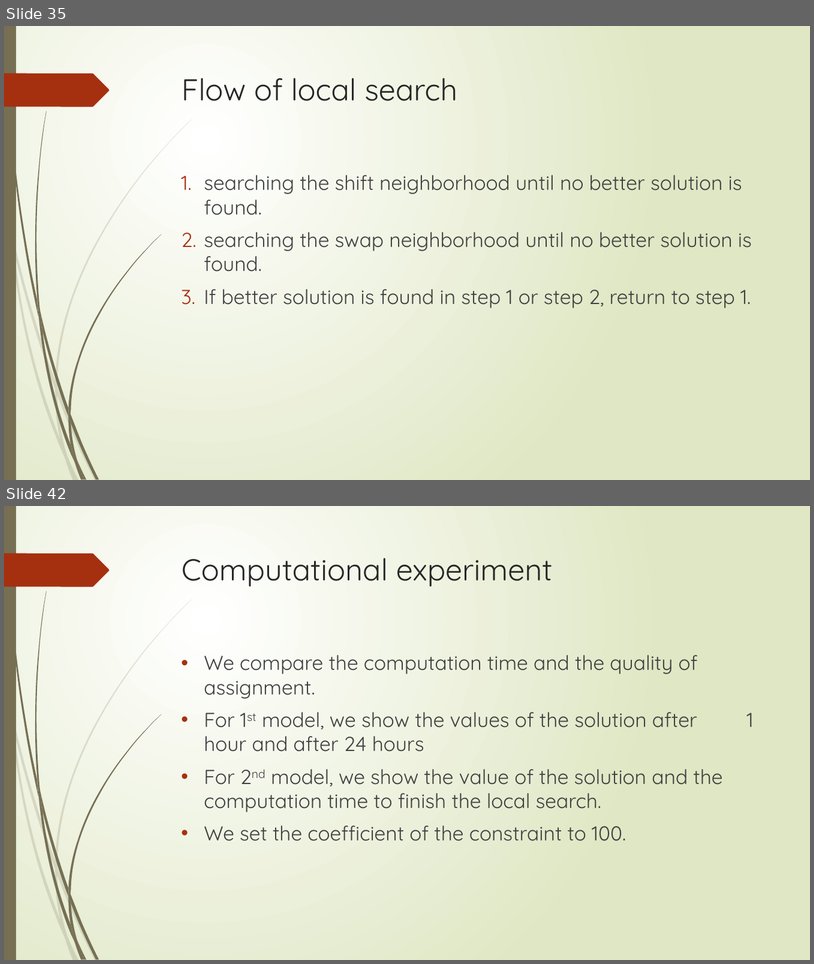
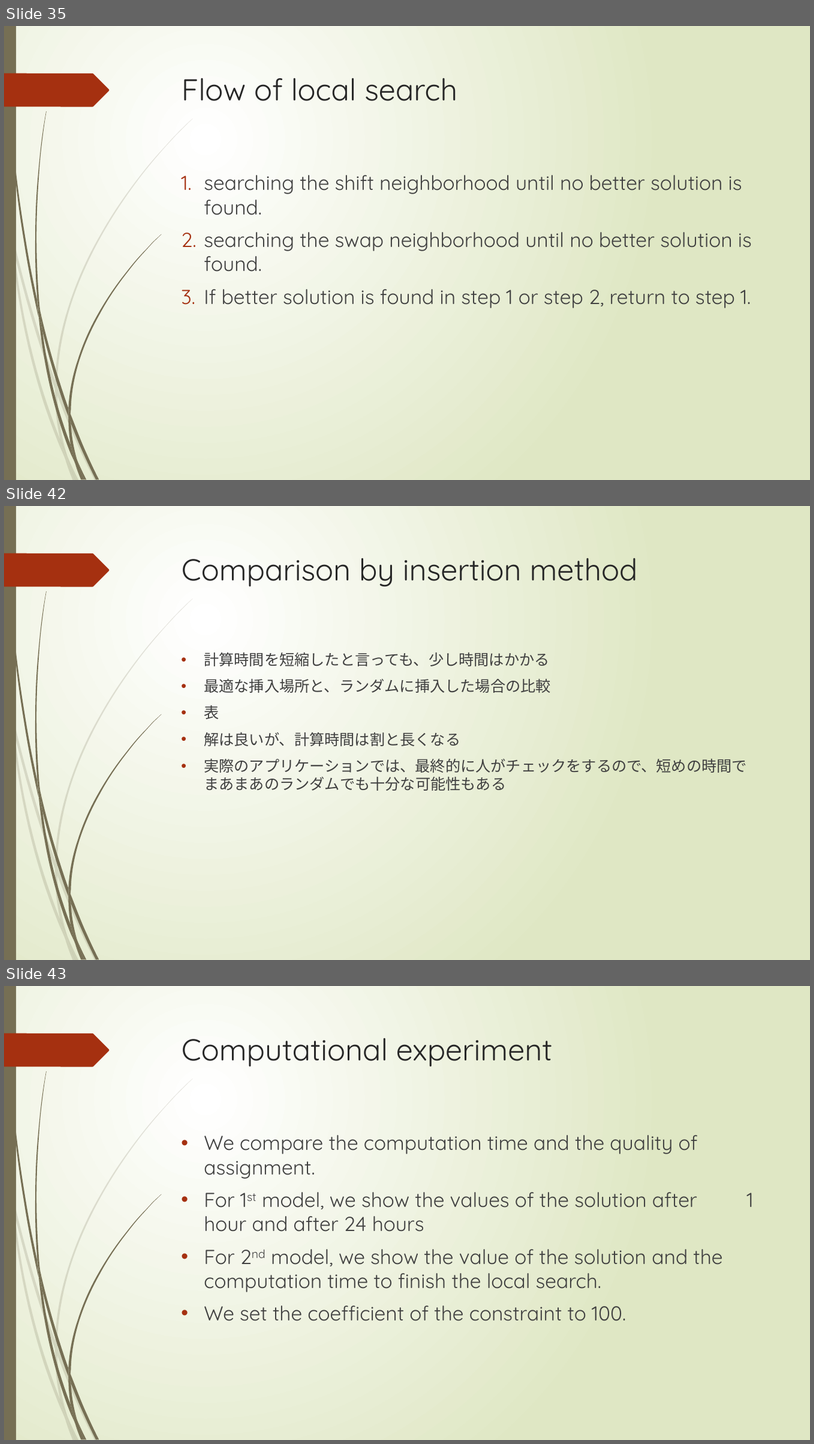
Before and after one commit to r-kurosu/kline_new, a slide deck: 竹田_修論発表.pptx. Shown one above the other, each under a label of ours: slides 35 and 42 before the commit, slides 35, 42 and 43 after it; the slides between them are not shown. The pictures are 814x964 and 814x1444 pixels, drawn with LibreOffice and Linux fonts; fonts in the diff are those of the drawing. Boxes give left, top, right and bottom in pixels: in the first picture for what was removed or moved away, otherwise in the second. Text is boxed around its words. In the diff, an @@ line names an element or a change of style, - is before the commit and + after.

Commit message:
パワポ少し追加

```diff
--- a/竹田_修論発表.pptx
+++ b/竹田_修論発表.pptx
@@ slide 42 added at [4, 506, 810, 960], background gradient #FFFFFF to #DFE8C4; not listed: 24 template elements that a slide beside it also shows @@
@@ title added at [182, 558, 638, 586], 36 pt, text #262626 @@
+Comparison by insertion method
@@ text added at [204, 652, 747, 790], 18 pt, text #404040 @@
+• 計算時間を短縮したと言っても、少し時間はかかる
+• 最適な挿入場所と、ランダムに挿入した場合の比較
+• 表
+• 解は良いが、計算時間は割と長くなる
+• 実際のアプリケーションでは、最終的に人がチェックをするので、短めの時間でまあまあのランダムでも十分な可能性もある
@@ what was slide 42 is now slide 43 @@
```
Also in this commit, not shown: 6 slides changed.
